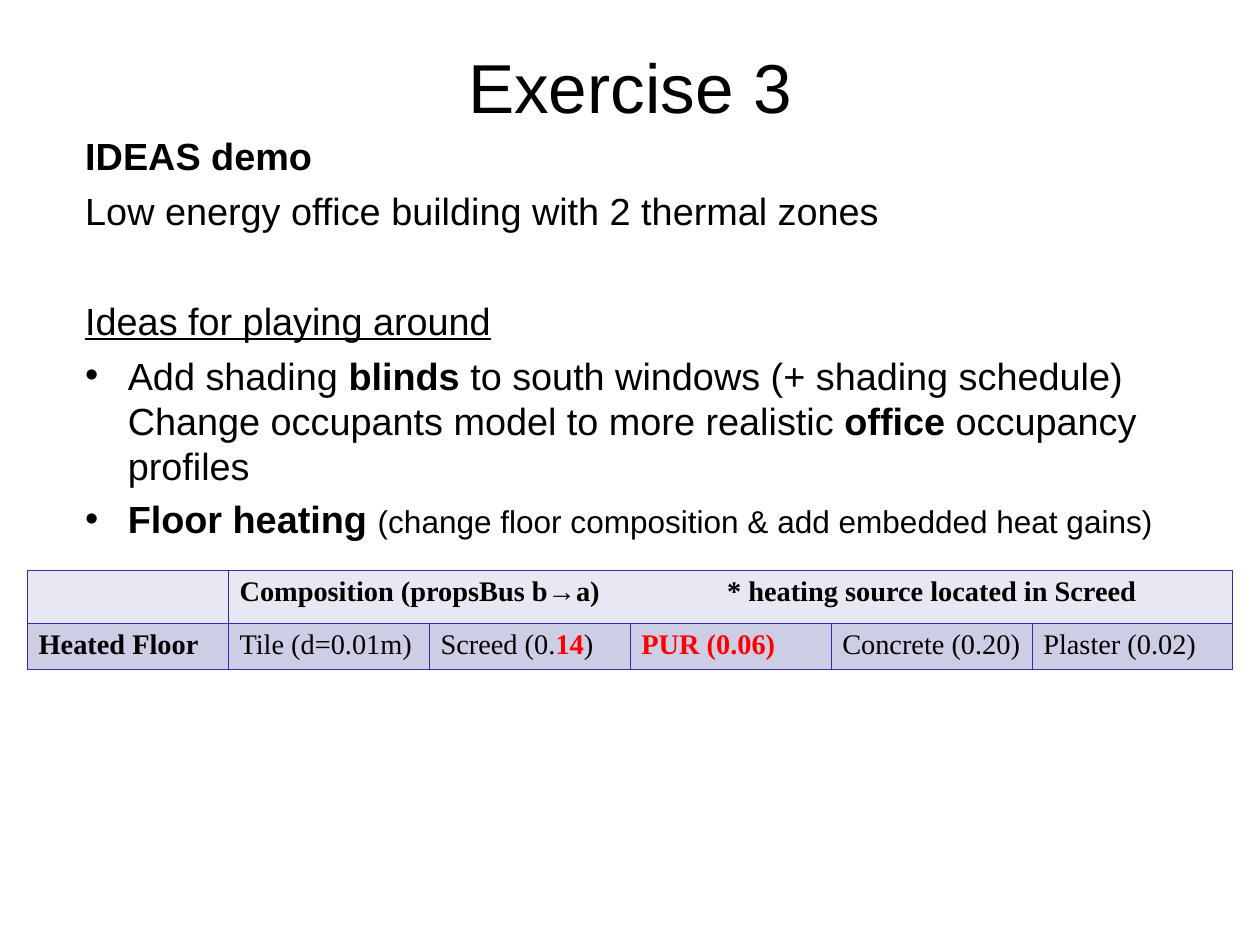
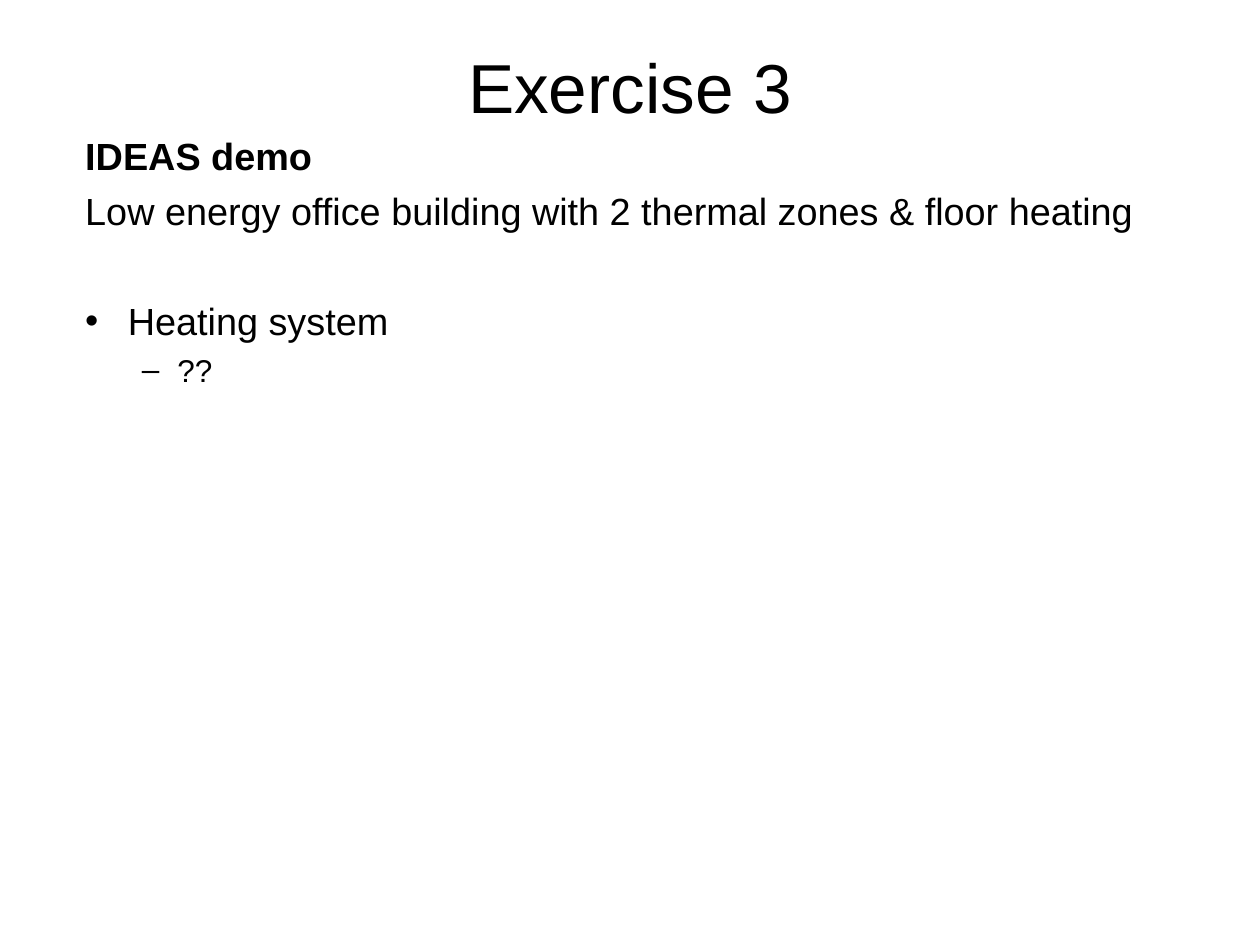
Before and after one commit to open-ideas/__CrashCourse__, a slide deck: slide 20 of Slides/CrashCourse_2014.ppt. Drawn at 1260x945 pixels with LibreOffice and Linux fonts; fonts in the diff are those of the drawing. Boxes give left, top, right and bottom in pixels: in the first picture for what was removed or moved away, otherwise in the second. Text is boxed around its words. In the diff, an @@ line names an element or a change of style, - is before the commit and + after.

Commit message:
Updated IDEAS exercise. Heating system to be added.

```diff
--- a/Slides/CrashCourse_2014.ppt
+++ b/Slides/CrashCourse_2014.ppt
@@ text at [85,197,1133,342]: text changed @@
-Low energy office building with 2 thermal zones
-Ideas for playing around
-• Add shading blinds to south windows (+ shading schedule) Change occupants model to more realistic office occupancy profiles
-• Floor heating (change floor composition & add embedded heat gains)
+Low energy office building with 2 thermal zones & floor heating
+• Heating system
+  – ??
@@ table removed at [27,570,1232,664], 2 rows, 6 columns @@
- | Composition (propsBus b→a) * heating source located in Screed |  |  |  | 
-Heated Floor | Tile (d=0.01m) | Screed (0.14) | PUR (0.06) | Concrete (0.20) | Plaster (0.02)
```
Also in this commit, not shown: 3 other slides changed.
